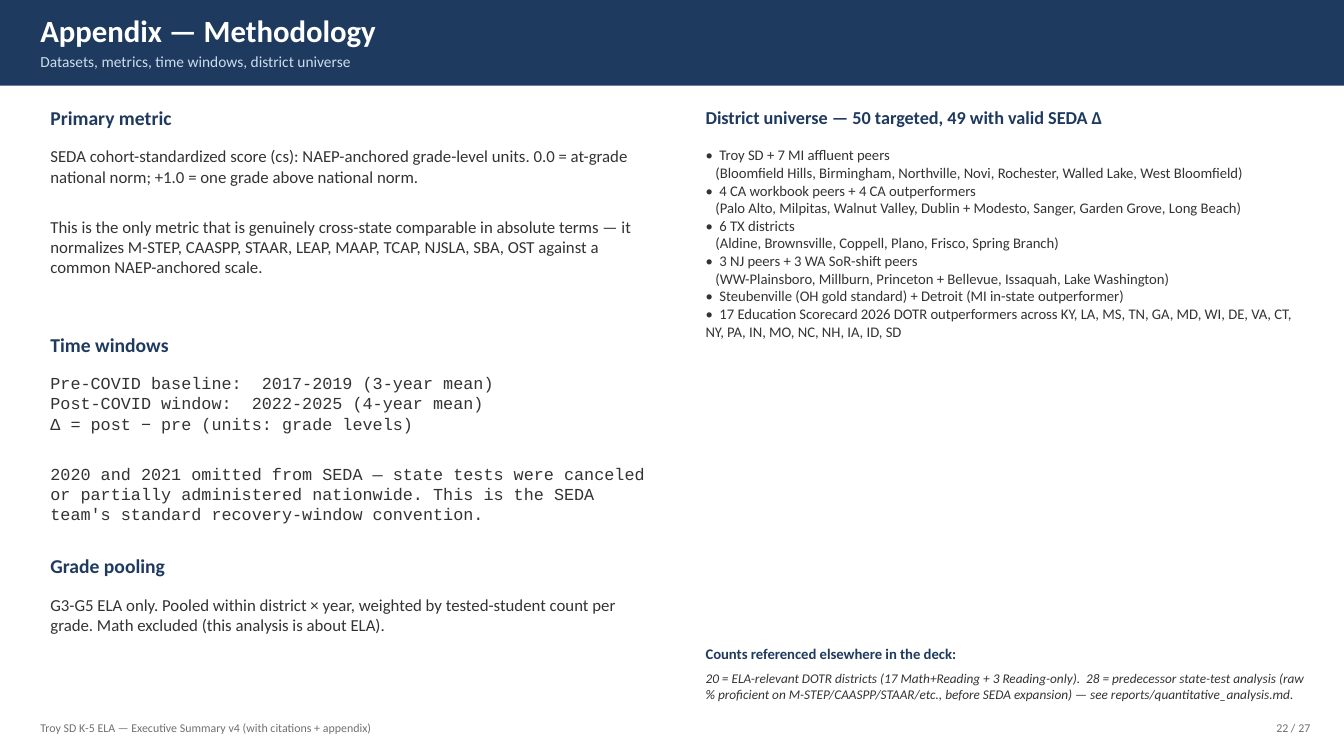
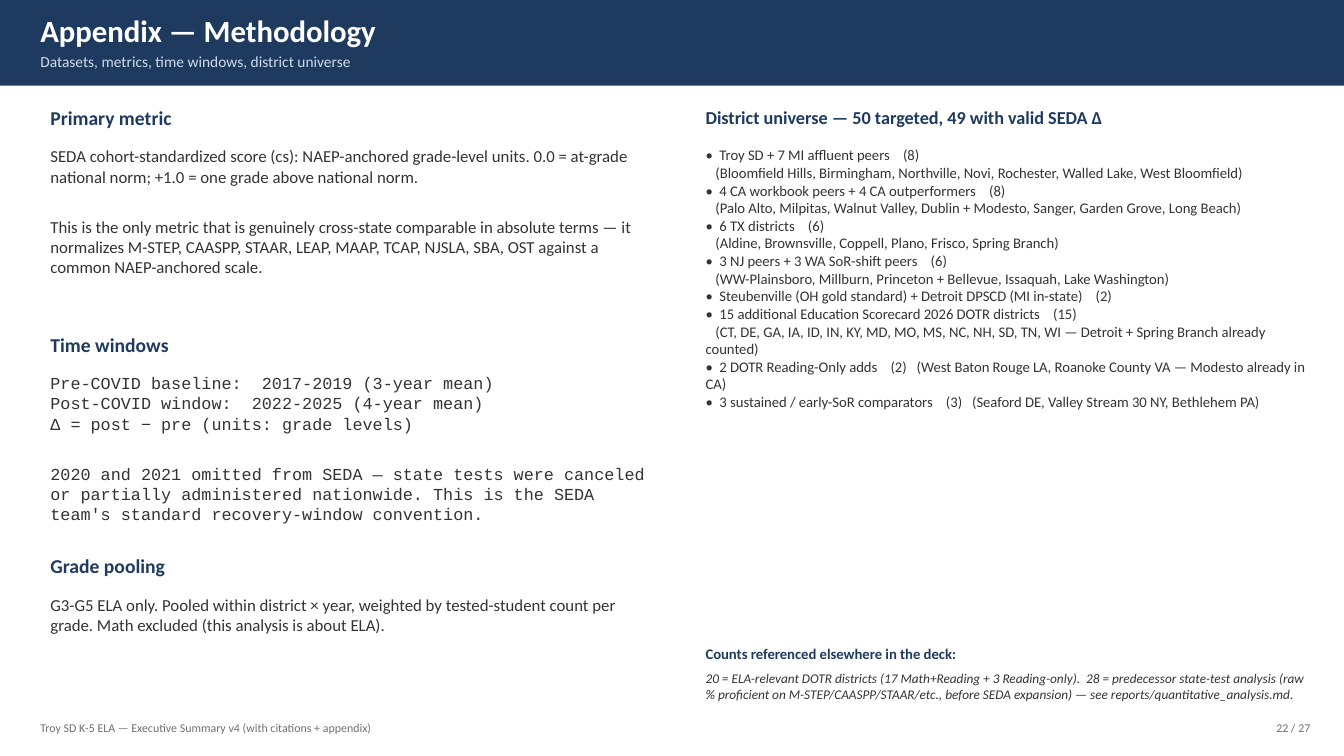
Before and after one commit to akarpo/tsd-k5ela-choice, a slide deck: slide 22 of deck/Troy_K5_ELA_Executive_Summary_v4.pptx. Drawn at 1344x756 pixels with LibreOffice and Linux fonts; fonts in the diff are those of the drawing. Boxes give left, top, right and bottom in pixels: in the first picture for what was removed or moved away, otherwise in the second. Text is boxed around its words. In the diff, an @@ line names an element or a change of style, - is before the commit and + after.

```diff
--- a/deck/Troy_K5_ELA_Executive_Summary_v4.pptx
+++ b/deck/Troy_K5_ELA_Executive_Summary_v4.pptx
@@ text at [719,149,919,163]: text changed @@
-• Troy SD + 7 MI affluent peers
+• Troy SD + 7 MI affluent peers (8)
@@ text at [719,185,1005,199]: text changed @@
-• 4 CA workbook peers + 4 CA outperformers
+• 4 CA workbook peers + 4 CA outperformers (8)
@@ text at [719,220,824,233]: text changed @@
-• 6 TX districts
+• 6 TX districts (6)
@@ text at [719,255,947,269]: text changed @@
-• 3 NJ peers + 3 WA SoR-shift peers
+• 3 NJ peers + 3 WA SoR-shift peers (6)
@@ text at [706,290,1305,410]: text changed @@
-• Steubenville (OH gold standard) + Detroit (MI in-state outperformer)
-• 17 Education Scorecard 2026 DOTR outperformers across KY, LA, MS, TN, GA, MD, WI, DE, VA, CT, NY, PA, IN, MO, NC, NH, IA, ID, SD
+• Steubenville (OH gold standard) + Detroit DPSCD (MI in-state) (2)
+• 15 additional Education Scorecard 2026 DOTR districts (15)
+(CT, DE, GA, IA, ID, IN, KY, MD, MO, MS, NC, NH, SD, TN, WI — Detroit + Spring Branch already counted)
+• 2 DOTR Reading-Only adds (2) (West Baton Rouge LA, Roanoke County VA — Modesto already in CA)
+• 3 sustained / early-SoR comparators (3) (Seaford DE, Valley Stream 30 NY, Bethlehem PA)
```
Also in this commit, not shown: 3 other slides changed, 5 other files.
